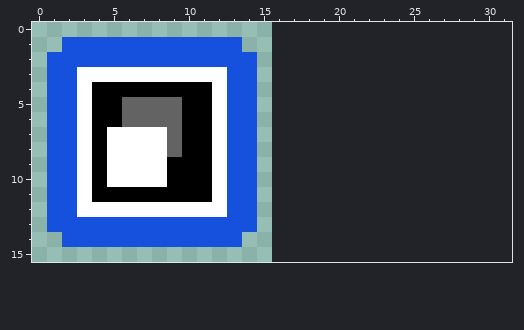
File history of a pixel-art file, data/art/editbut.ase. This is how it looked before the edit.
16x16 pixels, 1 frame. The old version is drawn lined up with the new one, on the new canvas.
After:
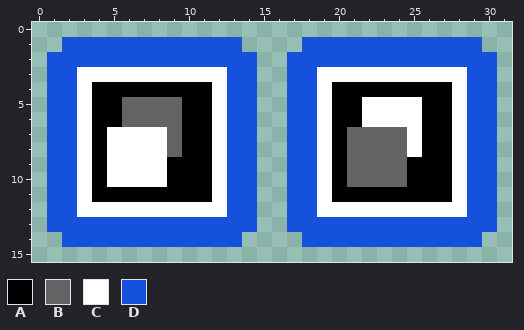
Palette (. is transparent): A #000000  B #636363  C #ffffff  D #1651dd
Message: editor bg tiles
What changed:
canvas 16x16 -> 32x16
Colour A is added in row 4 at x 20 to 27; in rows 5 to 6 at x 20 to 21 and 26 to 27; in rows 7 to 8 at x 20 and 26 to 27; in rows 9 to 10 at x 20 and 25 to 27; in row 11 at x 20 to 27.
Colour B is added in rows 7 to 10 at x 21 to 24.
Colour C is added in row 3 at x 19 to 28; in row 4 at x 19 and 28; in rows 5 to 6 at x 19, 22 to 25 and 28; in rows 7 to 8 at x 19, 25 and 28; in rows 9 to 11 at x 19 and 28; in row 12 at x 19 to 28.
Colour D is added in row 1 at x 18 to 29; in row 2 at x 17 to 30; in rows 3 to 12 at x 17 to 18 and 29 to 30; in row 13 at x 17 to 30; in row 14 at x 18 to 29.
